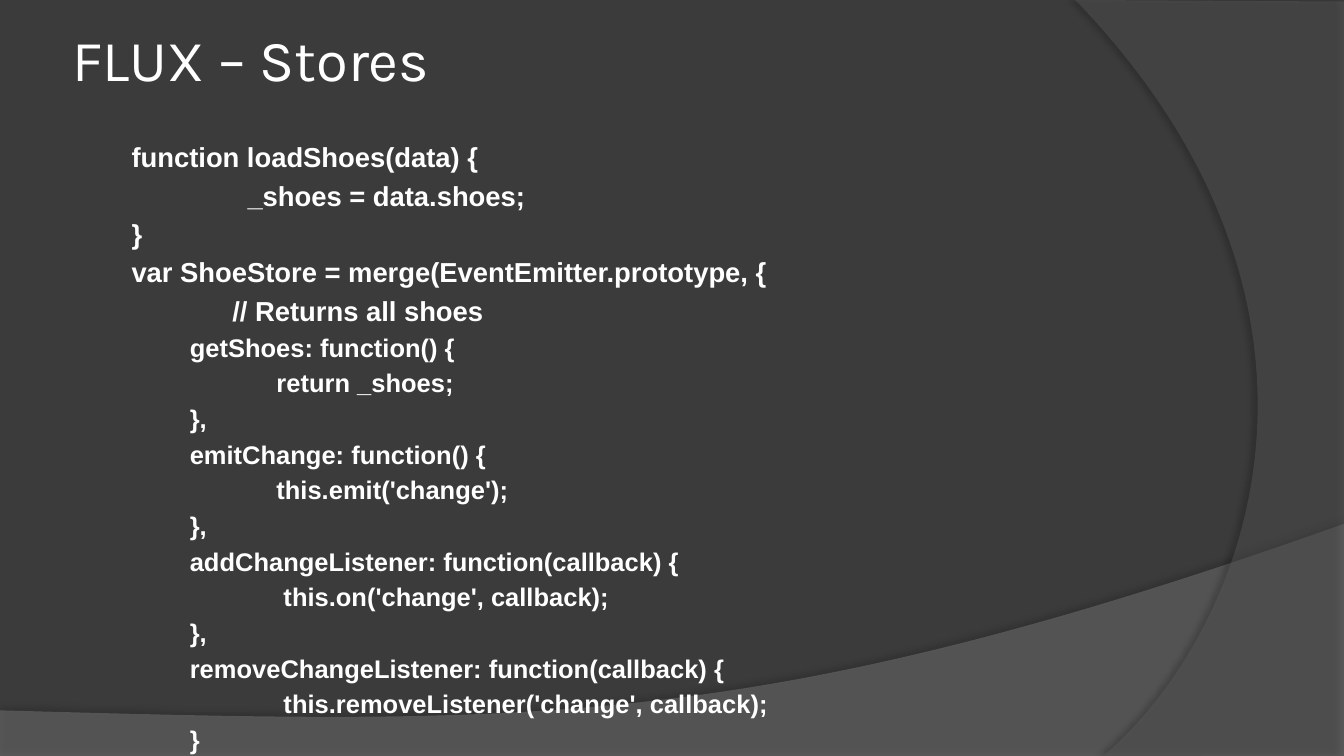
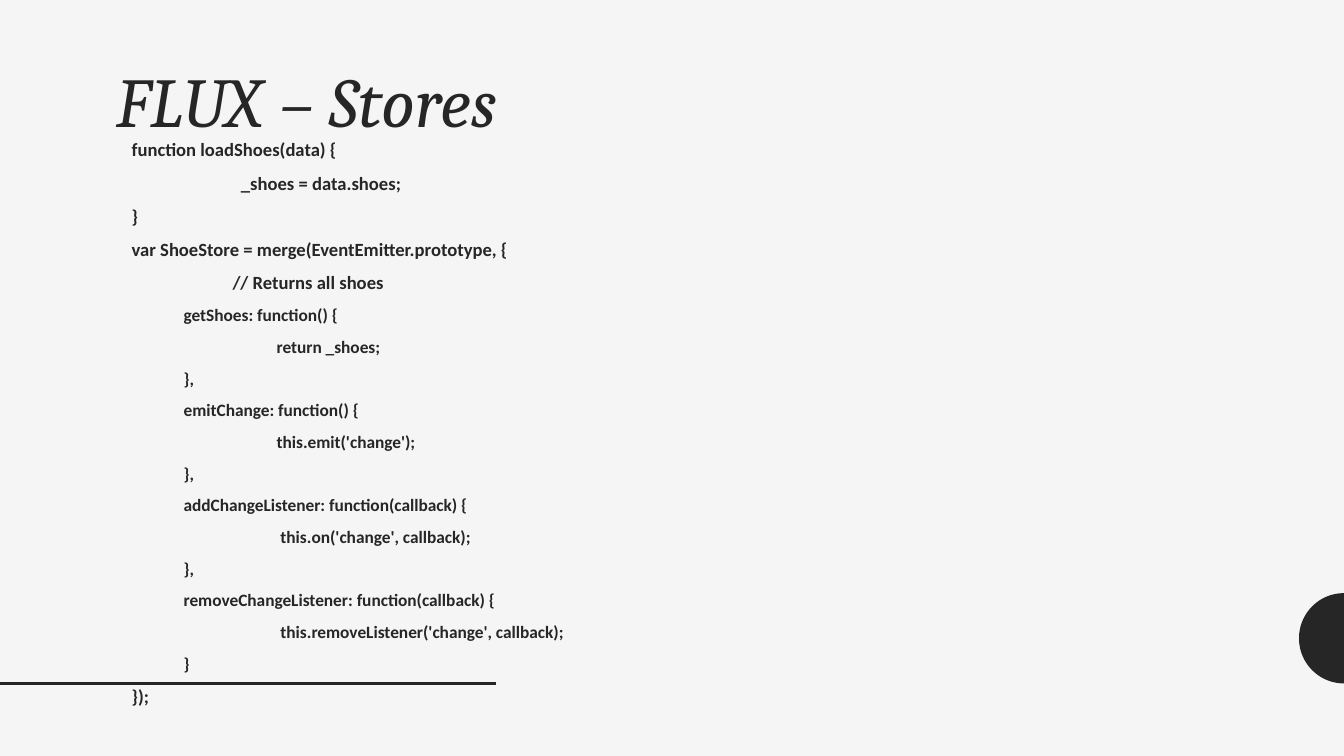
Before and after one commit to cthanhnguyen/ReactApp, a slide deck: slide 38 of Document/React Presentation.pptx (slide 24 before the commit). Drawn at 1344x756 pixels with LibreOffice and Linux fonts; fonts in the diff are those of the drawing. Boxes give left, top, right and bottom in pixels: in the first picture for what was removed or moved away, otherwise in the second. Text is boxed around its words. In the diff, an @@ line names an element or a change of style, - is before the commit and + after.

```diff
--- a/Document/React Presentation.pptx
+++ b/Document/React Presentation.pptx
@@ background #3B3B3B to #F5F5F5 @@
@@ freeform shape removed at bbox=[1076, 0, 1344, 756] @@
@@ title "FLUX – Stores": place and size @@
-title "FLUX – Stores" at bbox=[72, 44, 430, 82]
+title "FLUX – Stores" at bbox=[116, 79, 497, 128]
@@ title "FLUX – Stores" at bbox=[116, 79, 497, 128]: size 41.4 to 50 pt, font Karla to Cambria, text colour #FFFFFF to #262626, italic on; alignment left to right; line spacing 1 to 0.9; vertical alignment middle to top @@
@@ text "function loadShoes(data) {" at bbox=[132, 142, 564, 641]: size 19.6 to 13.3 pt in "function loadShoes(data) {", "_shoes = data.shoes;", "}", "var ShoeStore = merge(EventEmitter.prototype, {" and 2 more places; font Arial to Calibri, text colour #FFFFFF to #262626; size 18.2 to 12.3 pt in "getShoes: function() {", "return _shoes;", "},", "emitChange: function() {" and 8 more places; line spacing 1 to 0.92; more space between paragraphs @@
@@ freeform shape removed at bbox=[0, 524, 1344, 756] @@
@@ freeform shape added at bbox=[1300, 593, 1344, 684], fill #262626 @@
@@ line added from (0, 684) to (496, 684), #262626 2 pt @@
```
Also in this commit, not shown: 29 other slides changed, 14 slides added.
